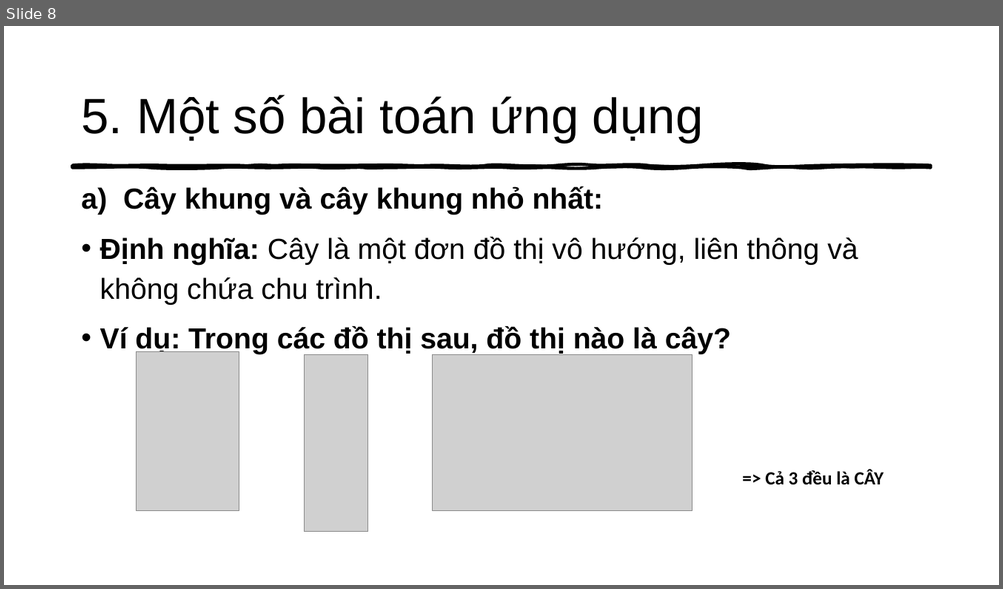
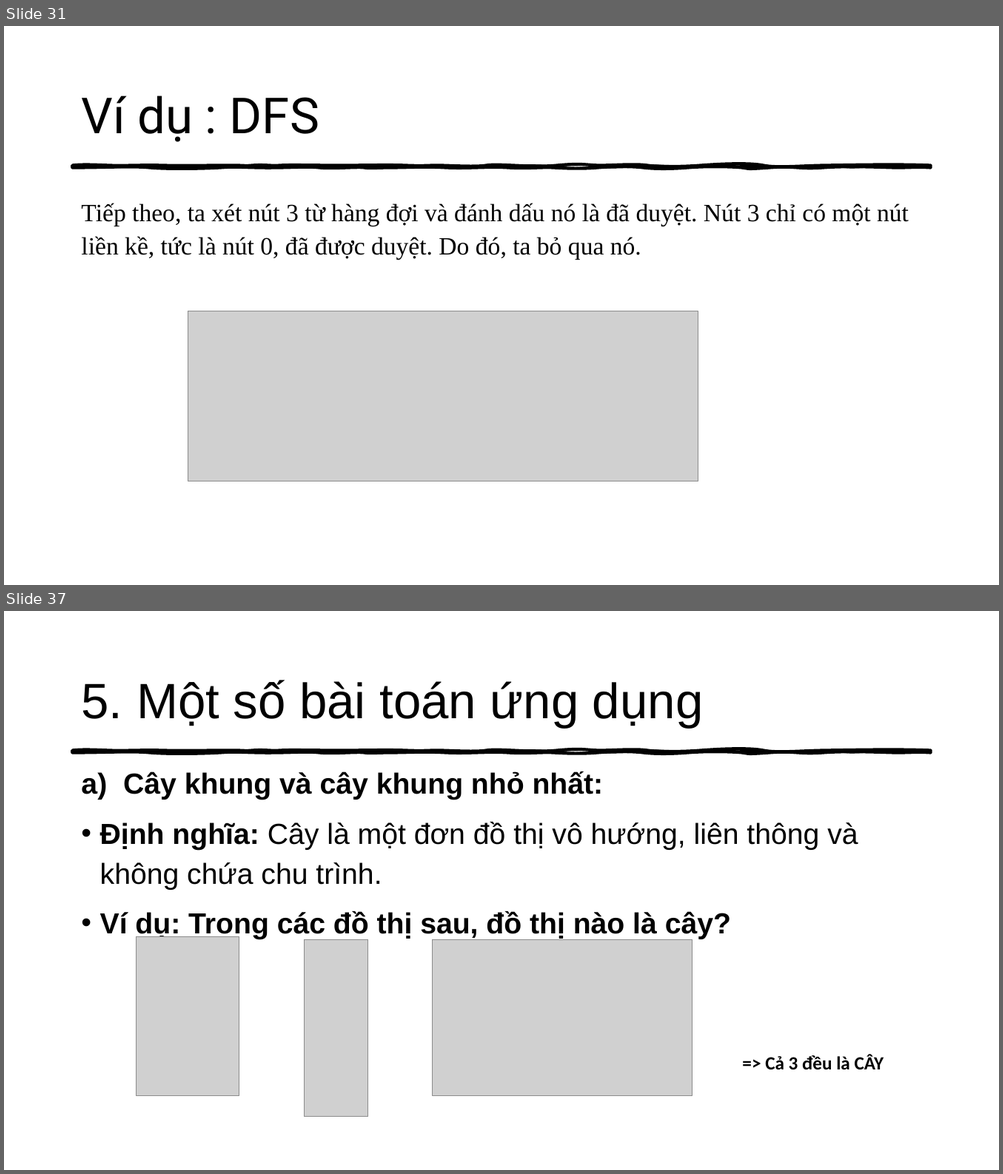
Before and after one commit to thathcmus/CTDL_GT, a slide deck: Cau_Truc_Du_Lieu_Do_Thi_Va_Ung_Dung.pptx. Shown one above the other, each under a label of ours: slide 8 before the commit, slides 31 and 37 after it; the slides between them are not shown. The pictures are 1003x589 and 1003x1174 pixels, drawn with LibreOffice and Linux fonts; fonts in the diff are those of the drawing; grey boxes stand for pictures. Boxes give left, top, right and bottom in pixels: in the first picture for what was removed or moved away, otherwise in the second. Text is boxed around its words. In the diff, an @@ line names an element or a change of style, - is before the commit and + after.

```diff
--- a/Cau_Truc_Du_Lieu_Do_Thi_Va_Ung_Dung.pptx
+++ b/Cau_Truc_Du_Lieu_Do_Thi_Va_Ung_Dung.pptx
@@ slide 31 added at box(4, 26, 999, 585), background #FFFFFF; not listed: 1 template element that a slide beside it also shows @@
@@ title added at box(81, 96, 319, 142), 48 pt, text #000000 @@
+Ví dụ : DFS
@@ text added at box(81, 203, 908, 260), 24 pt, text #000000 @@
+Tiếp theo, ta xét nút 3 từ hàng đợi và đánh dấu nó là đã duyệt. Nút 3 chỉ có một nút liền kề, tức là nút 0, đã được duyệt. Do đó, ta bỏ qua nó.
@@ picture added at box(188, 312, 698, 482) @@
@@ what was slide 8 is now slide 37 @@
```
Also in this commit, not shown: 4 slides changed, 28 other slides added, 5 other files.
